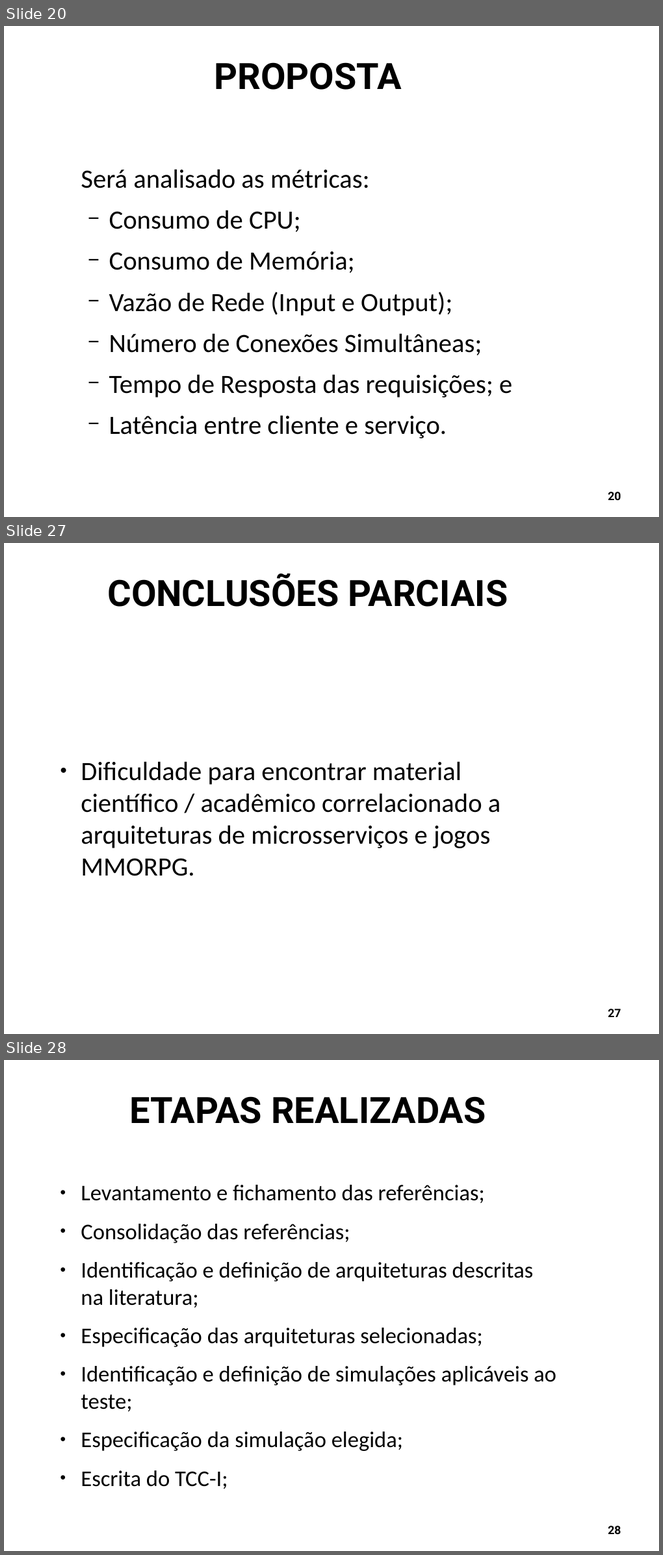
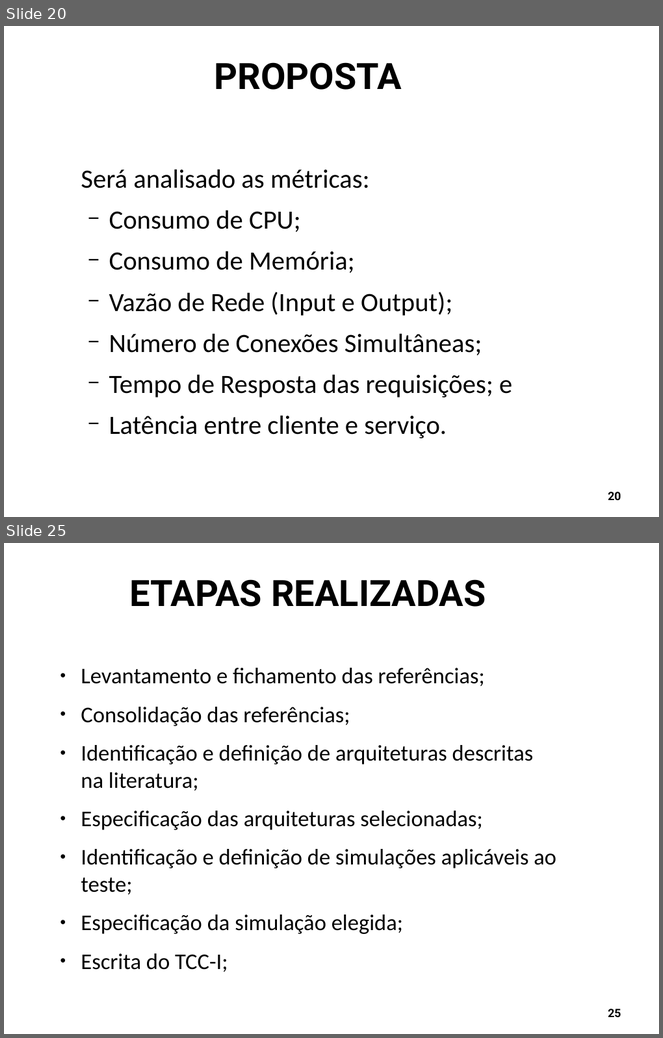
Before and after one commit to Schweigert/TCC, a slide deck: tcc/Apresentacao/apresentacao_tcc1.odp. Shown one above the other, each under a label of ours: slides 20, 27 and 28 before the commit, slides 20 and 25 after it; the slides between them are not shown. The pictures are 663x1555 and 663x1038 pixels, drawn with LibreOffice and Linux fonts; fonts in the diff are those of the drawing; background and template pictures are left out. Boxes give left, top, right and bottom in pixels: in the first picture for what was removed or moved away, otherwise in the second. Text is boxed around its words. In the diff, an @@ line names an element or a change of style, - is before the commit and + after.

```diff
--- a/tcc/Apresentacao/apresentacao_tcc1.odp
+++ b/tcc/Apresentacao/apresentacao_tcc1.odp
@@ slide 27 removed at box(4, 543, 659, 1034), background #FFFFFF @@
@@ title removed at box(107, 573, 508, 607) @@
-CONCLUSÕES PARCIAIS
@@ text removed at box(81, 761, 501, 876) @@
-● Dificuldade para encontrar material científico / acadêmico correlacionado a arquiteturas de microsserviços e jogos MMORPG.
@@ page number removed at box(608, 1009, 621, 1017) @@
-27
@@ what was slide 28 is now slide 25 @@
@@ page number at box(608, 1009, 621, 1017): text changed @@
-28
+25
```
Also in this commit, not shown: 18 slides changed, 2 other slides removed, 4 other files.
